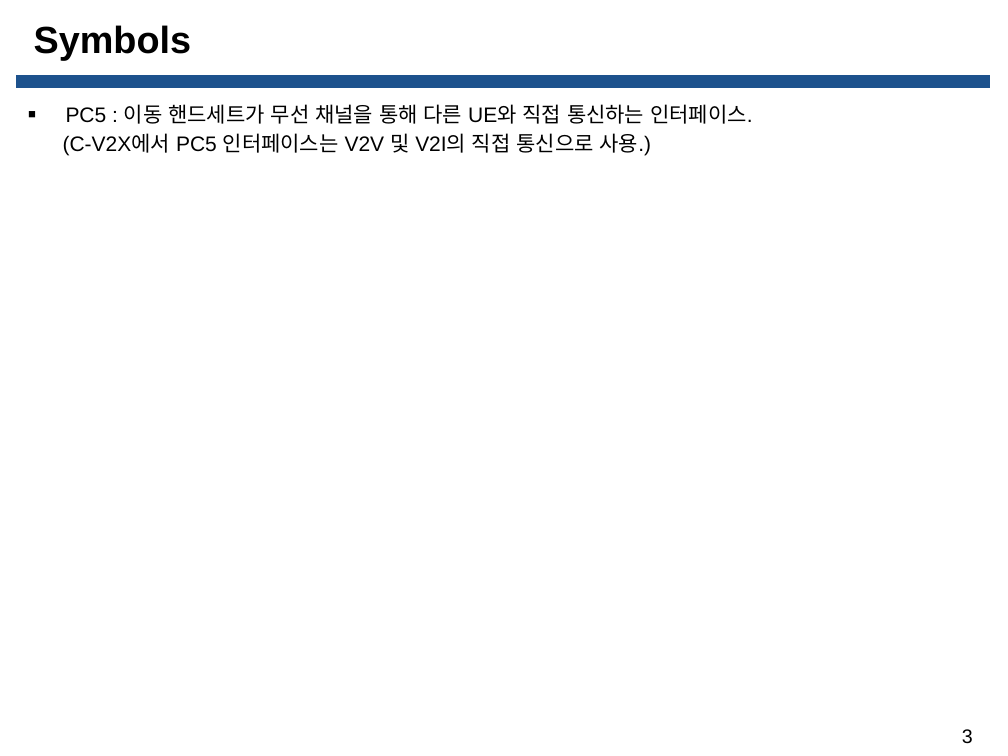
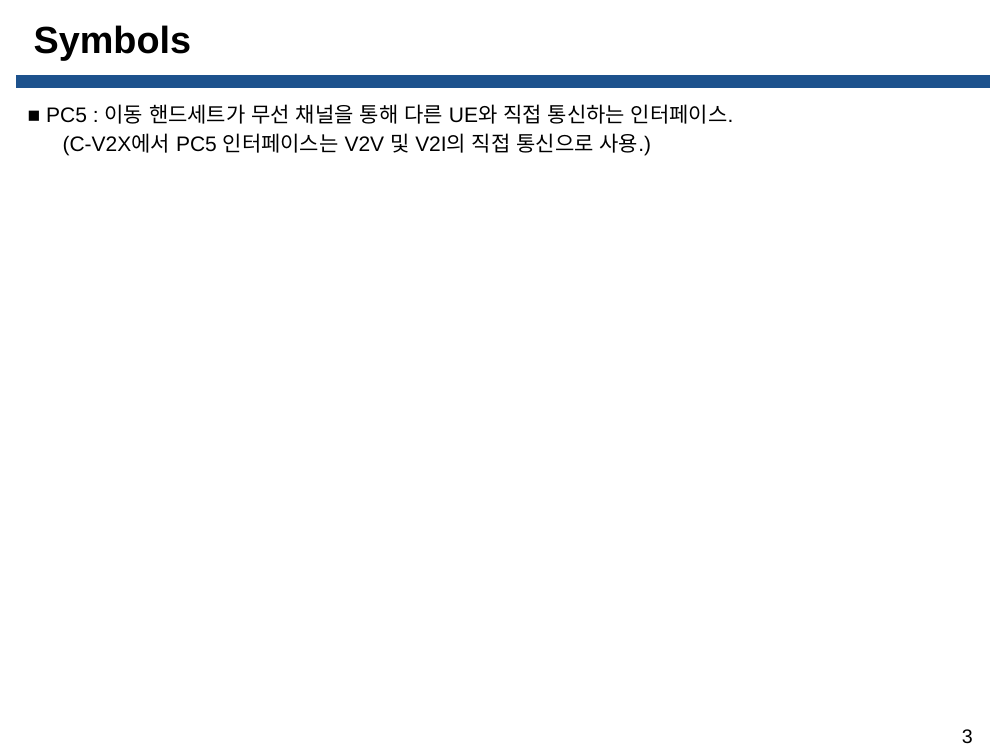
Before and after one commit to Donghee123/MS, a slide deck: slide 3 of V2V DQN Study/C-V2X 3GPP Release 14 채널 시뮬레이션 ppt/20210915_C-V2X 3GPP Release 14 채널 시뮬레이션_한동희_발표자료.pptx. Drawn at 1008x756 pixels with LibreOffice and Linux fonts; fonts in the diff are those of the drawing; background and template pictures are left out. Boxes give left, top, right and bottom in pixels: in the first picture for what was removed or moved away, otherwise in the second. Text is boxed around its words. In the diff, an @@ line names an element or a change of style, - is before the commit and + after.

Commit message:
[수정]채널 모델

```diff
--- a/V2V DQN Study/C-V2X 3GPP Release 14 채널 시뮬레이션 ppt/20210915_C-V2X 3GPP Release 14 채널 시뮬레이션_한동희_발표자료.pptx
+++ b/V2V DQN Study/C-V2X 3GPP Release 14 채널 시뮬레이션 ppt/20210915_C-V2X 3GPP Release 14 채널 시뮬레이션_한동희_발표자료.pptx
@@ text at [46,104,734,124]: text changed @@
-▪ PC5 : 이동 핸드세트가 무선 채널을 통해 다른 UE와 직접 통신하는 인터페이스.
+■ PC5 : 이동 핸드세트가 무선 채널을 통해 다른 UE와 직접 통신하는 인터페이스.
```
Also in this commit, not shown: 1 other slide changed, 4 slides added, 1 other file.
